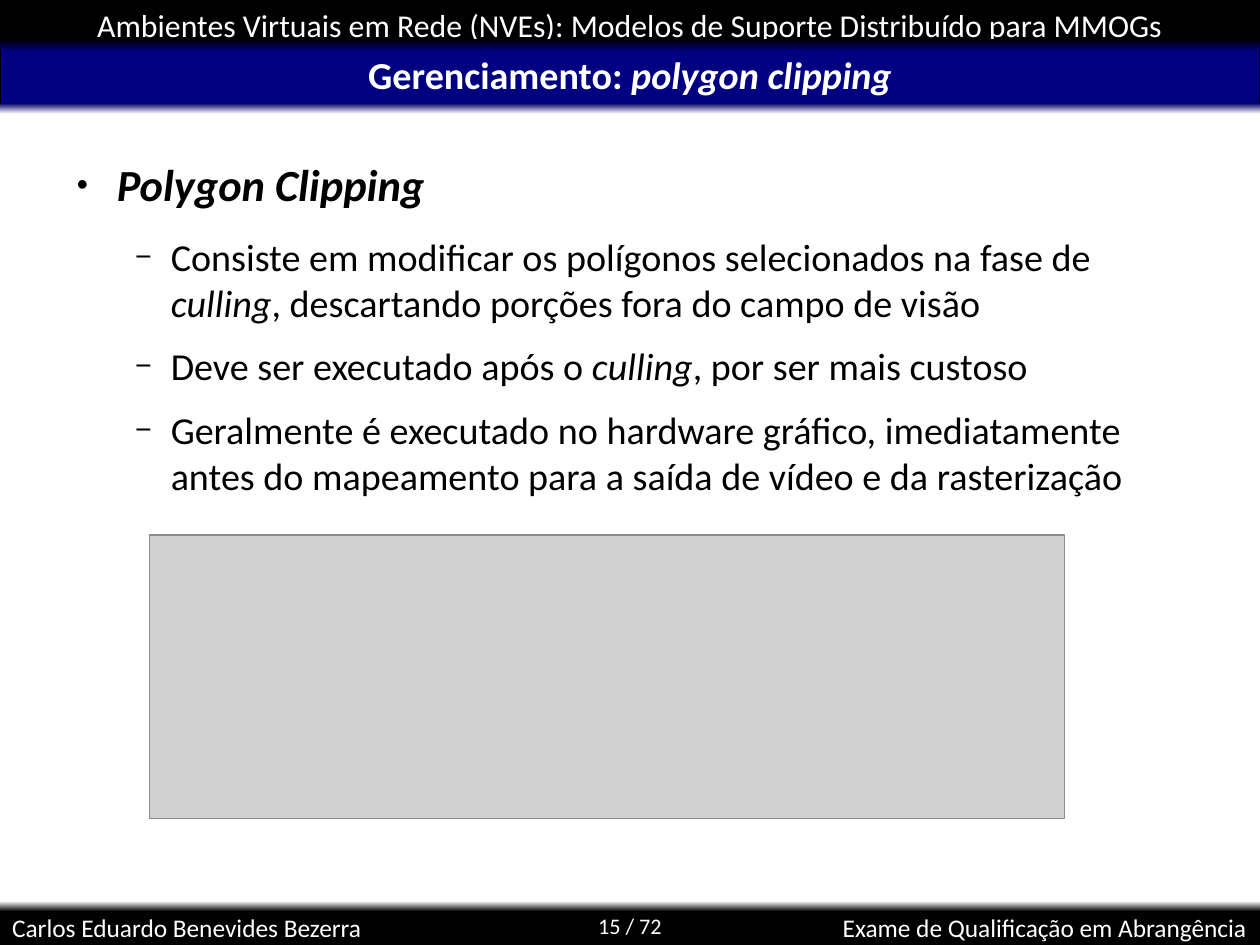
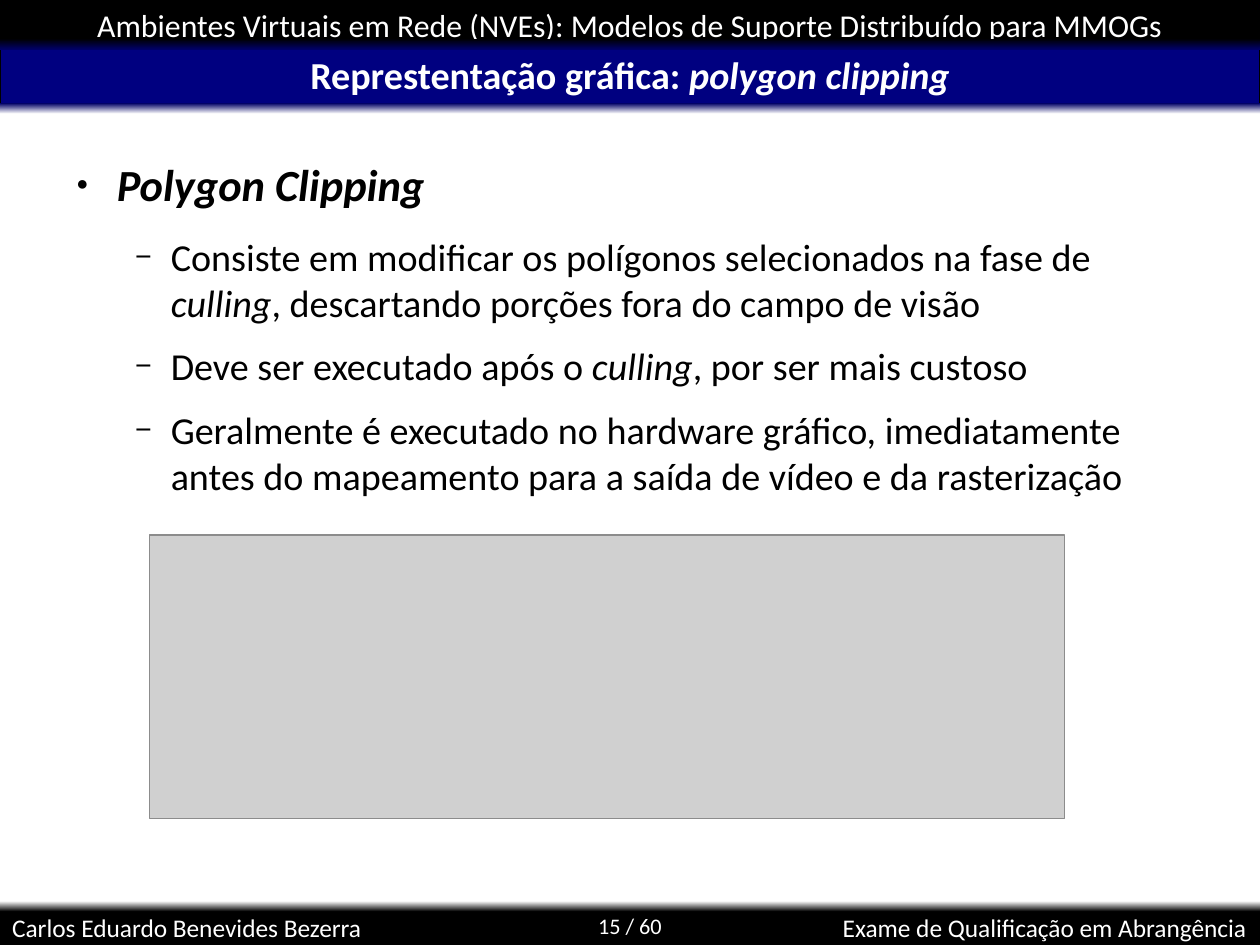
Before and after one commit to kdubezerra/kdubezerra, a slide deck: slide 15 of disciplinas/cmp600/app.ppt. Drawn at 1260x945 pixels with LibreOffice and Linux fonts; fonts in the diff are those of the drawing; grey boxes stand for pictures; background and template pictures are left out. Boxes give left, top, right and bottom in pixels: in the first picture for what was removed or moved away, otherwise in the second. Text is boxed around its words. In the diff, an @@ line names an element or a change of style, - is before the commit and + after.

```diff
--- a/disciplinas/cmp600/app.ppt
+++ b/disciplinas/cmp600/app.ppt
@@ title at bbox=[310, 62, 950, 96]: text changed; italic off @@
-Gerenciamento: polygon clipping
+Represtentação gráfica: polygon clipping
@@ page number at bbox=[598, 919, 662, 934]: text changed @@
-15 / 72
+15 / 60
```
Also in this commit, not shown: 4 other slides changed, 21 slides added, 1 slide removed, 1 other file.
